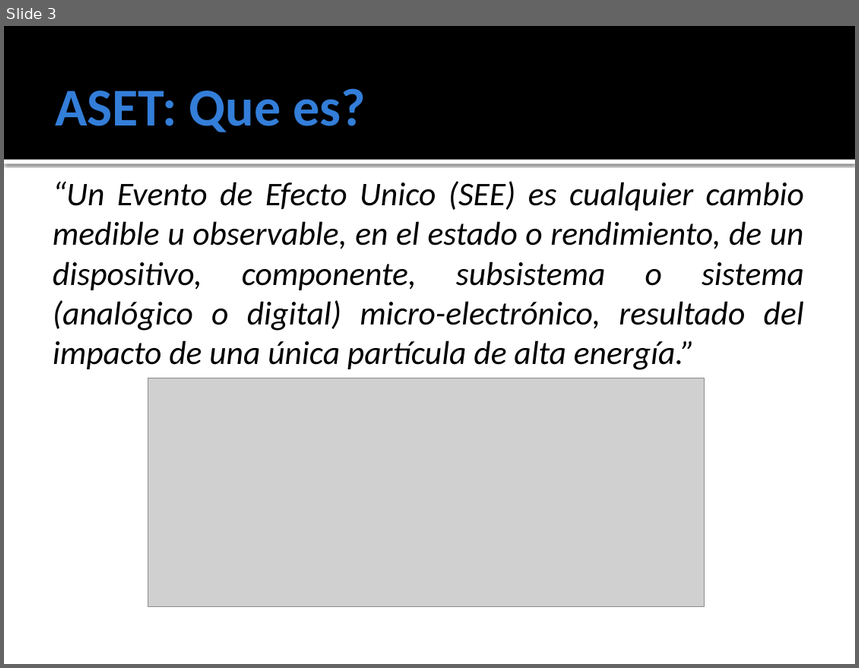
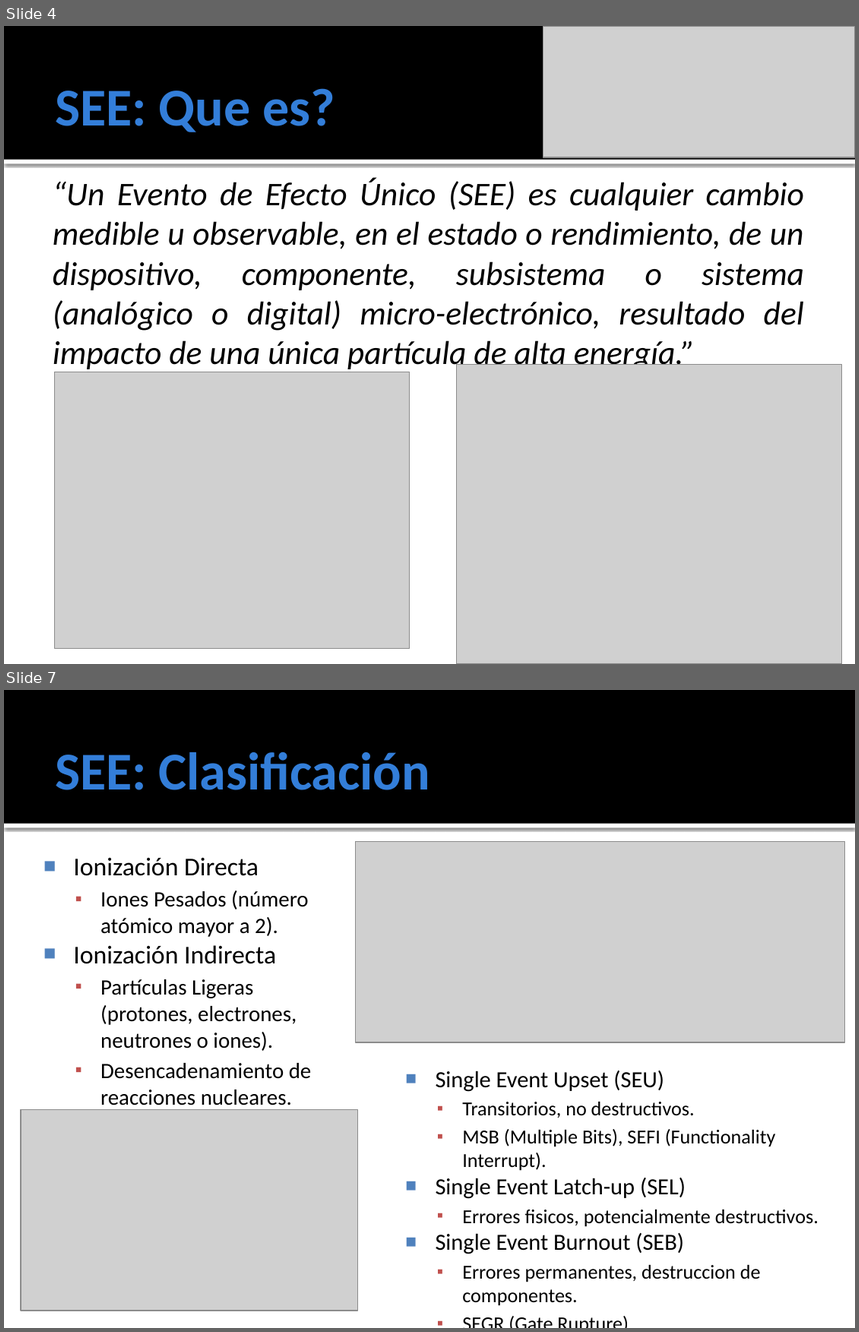
Before and after one commit to ginotkj/fiocs, a slide deck: Documentation/Documentacion/PRESENTACION.pptx. Shown one above the other, each under a label of ours: slide 3 before the commit, slides 4 and 7 after it; the slides between them are not shown. The pictures are 859x668 and 859x1332 pixels, drawn with LibreOffice and Linux fonts; fonts in the diff are those of the drawing; grey boxes stand for pictures. Boxes give left, top, right and bottom in pixels: in the first picture for what was removed or moved away, otherwise in the second. Text is boxed around its words. In the diff, an @@ line names an element or a change of style, - is before the commit and + after.

```diff
--- a/Documentation/Documentacion/PRESENTACION.pptx
+++ b/Documentation/Documentacion/PRESENTACION.pptx
@@ slide 7 added at [4, 690, 855, 1328], background #FFFFFF; not listed: 2 template elements that a slide beside it also shows @@
@@ title added at [55, 752, 431, 790], 45 pt, text #337ED9, bold @@
+SEE: Clasificación
@@ picture added at [356, 841, 845, 1043] @@
@@ text added at [73, 857, 312, 1079], 18.6 pt, text #000000 @@
+■ Ionización Directa
+  ▪ Iones Pesados (número atómico mayor a 2).
+■ Ionización Indirecta
+  ▪ Partículas Ligeras (protones, electrones, neutrones o iones).
+  ▪ Desencadenamiento de reacciones nucleares.
@@ text added at [436, 1071, 819, 1306], 16.8 pt, text #000000 @@
+■ Single Event Upset (SEU)
+  ▪ Transitorios, no destructivos.
+  ▪ MSB (Multiple Bits), SEFI (Functionality Interrupt).
+■ Single Event Latch-up (SEL)
+  ▪ Errores fisicos, potencialmente destructivos.
+■ Single Event Burnout (SEB)
+  ▪ Errores permanentes, destruccion de componentes.
+  ▪ SEGR (Gate Rupture)
@@ picture added at [21, 1110, 358, 1310] @@
@@ what was slide 3 is now slide 4 @@
@@ slide 4 changed as well @@
@@ picture added at [544, 26, 855, 158] @@
@@ title at [55, 88, 335, 132]: text changed @@
-ASET: Que es?
+SEE: Que es?
@@ text at [53, 178, 804, 373]: text changed @@
-“Un Evento de Efecto Unico (SEE) es cualquier cambio medible u observable, en el estado o rendimiento, de un dispositivo, componente, subsistema o sistema (analógico o digital) micro-electrónico, resultado del impacto de una única partícula de alta energía.”
+“Un Evento de Efecto Único (SEE) es cualquier cambio medible u observable, en el estado o rendimiento, de un dispositivo, componente, subsistema o sistema (analógico o digital) micro-electrónico, resultado del impacto de una única partícula de alta energía.”
@@ picture added at [456, 365, 842, 664] @@
@@ picture added at [54, 372, 409, 648] @@
@@ picture removed at [148, 379, 705, 607] @@
```
Also in this commit, not shown: 4 other slides changed, 9 other slides added, 10 slides removed.
